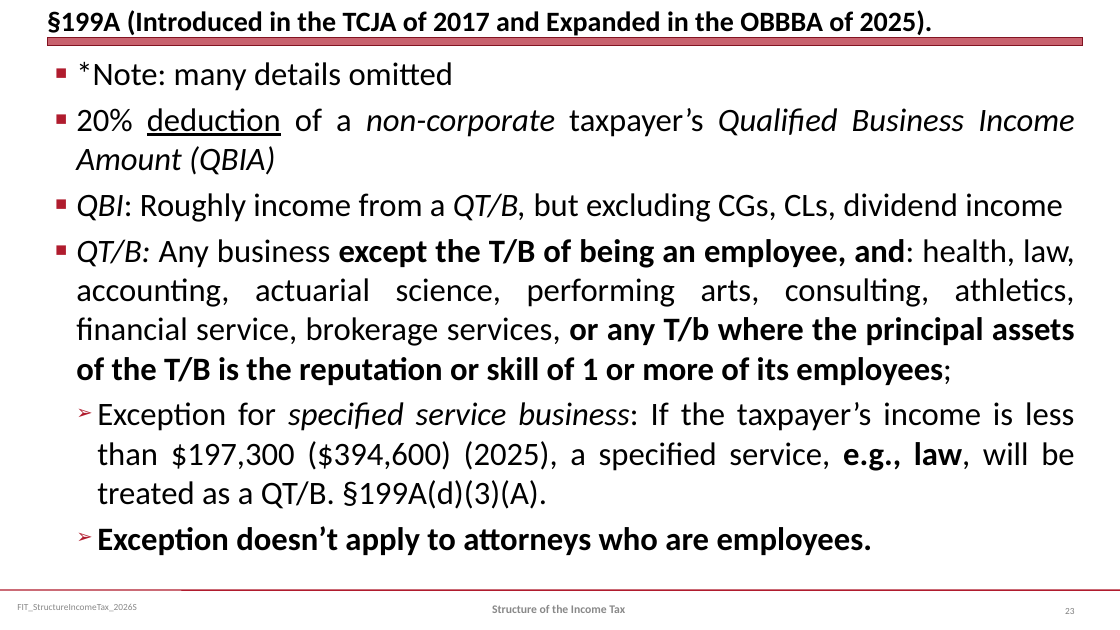
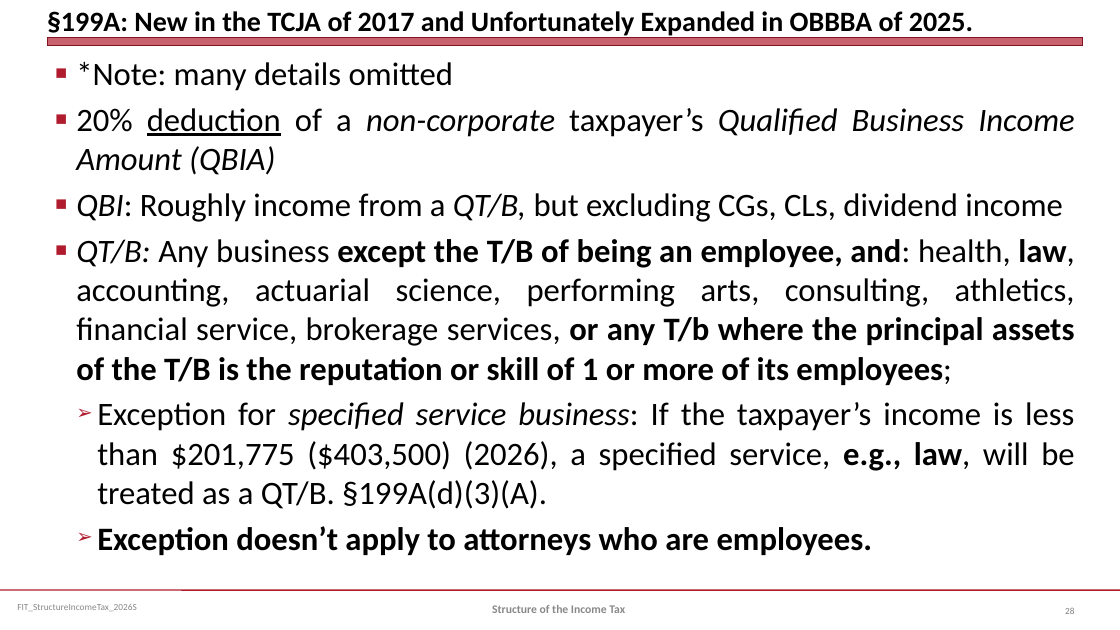
Before and after one commit to jmc877/Fed-Income-Tax, a slide deck: slide 28 of slides/FIT_StructureIncomeTax_2026S.pptx (slide 23 before the commit). Drawn at 1120x630 pixels with LibreOffice and Linux fonts; fonts in the diff are those of the drawing. Boxes give left, top, right and bottom in pixels: in the first picture for what was removed or moved away, otherwise in the second. Text is boxed around its words. In the diff, an @@ line names an element or a change of style, - is before the commit and + after.

```diff
--- a/slides/FIT_StructureIncomeTax_2026S.pptx
+++ b/slides/FIT_StructureIncomeTax_2026S.pptx
@@ title at (47, 11, 973, 38): text changed @@
-§199A (Introduced in the TCJA of 2017 and Expanded in the OBBBA of 2025).
+§199A: New in the TCJA of 2017 and Unfortunately Expanded in OBBBA of 2025.
@@ text at (76, 239, 1075, 385): bold on in "law," @@
@@ text at (97, 402, 1074, 509): text changed @@
-  ➢ Exception for specified service business: If the taxpayer’s income is less than $197,300 ($394,600) (2025), a specified service, e.g., law, will be treated as a QT/B. §199A(d)(3)(A).
+  ➢ Exception for specified service business: If the taxpayer’s income is less than $201,775 ($403,500) (2026), a specified service, e.g., law, will be treated as a QT/B. §199A(d)(3)(A).
```
Also in this commit, not shown: 21 other slides changed, 5 slides added, 2 other files.
